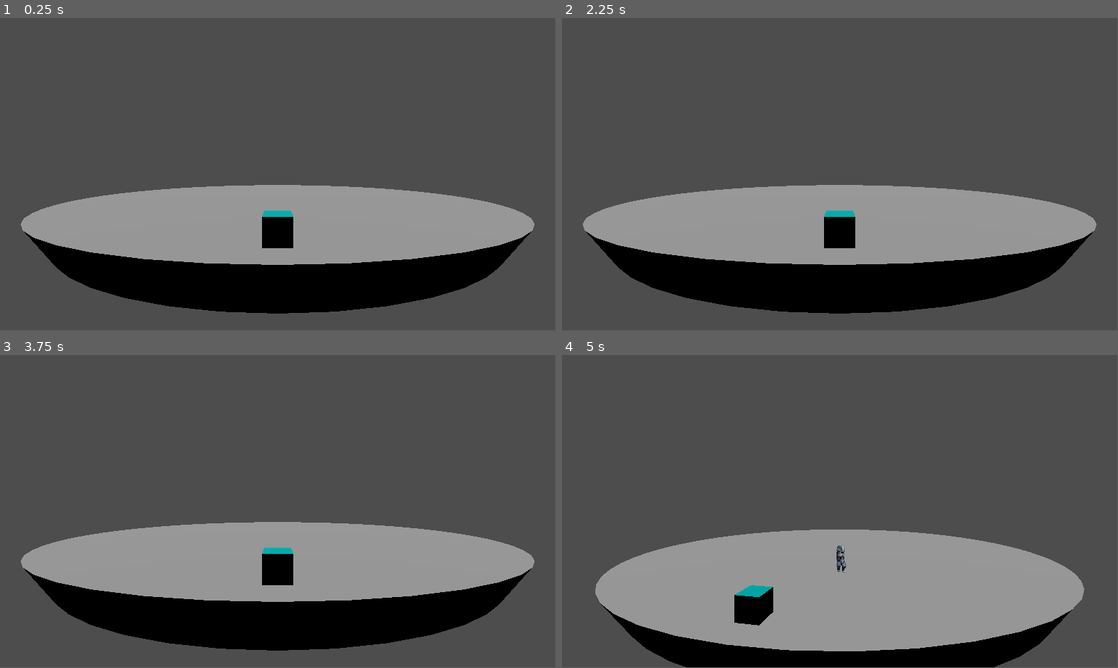
Above: before the commit, frames 1-4 (two rows, left to right).
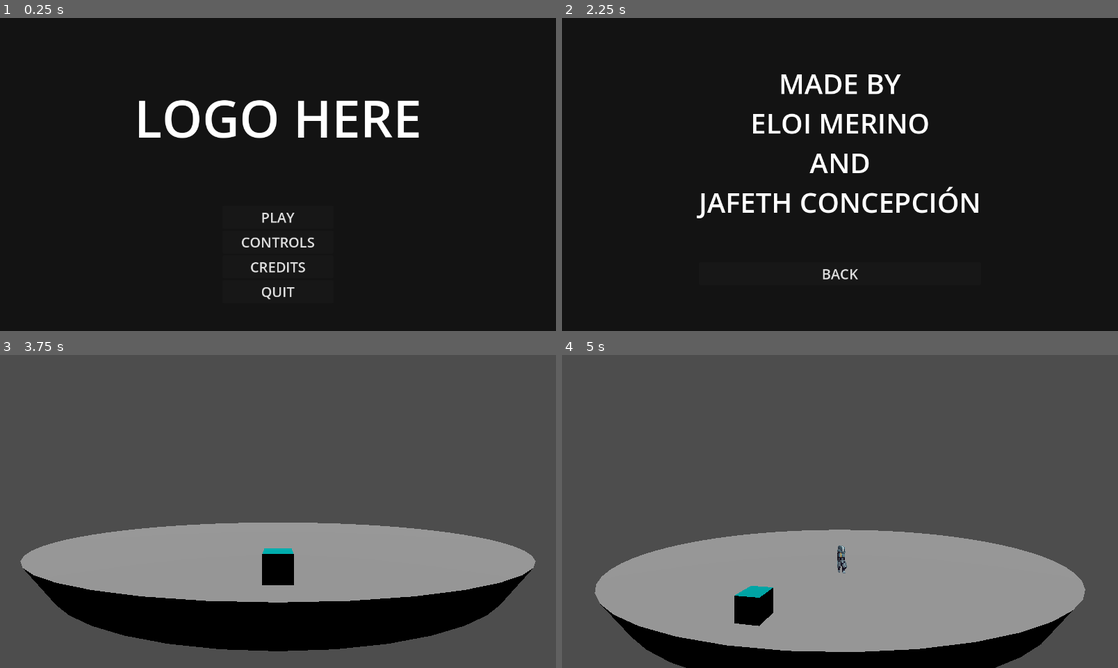
Above: after the commit, the same moments.

Repository: Jafeth12/VJ-FIB
Game: Godot game, scene res://menu.tscn
Two runs of this game, one before a commit and one after it. Both use one fixed random seed, a clock stepped at 60 frames per second and the inputs below. Before the commit the project starts from res://main.tscn.
Inputs (mouse positions are in pixels of both pictures, inside the frame that each line leads up to):
- Up to frame 1 (0.25 s): no input
- Up to frame 2 (2.25 s): click (840, 240) at 0.5 s, where only the run after the commit has a clickable "CONTROLS"; click (840, 255) at 1.25 s, where only the run after the commit has a clickable "BACK"; click (840, 265) at 2 s, where only the run after the commit has a clickable "CREDITS"
- Up to frame 3 (3.75 s): click (278, 608) at 2.75 s, where only the run after the commit has a clickable "BACK"; click (278, 555) at 3.5 s, where only the run after the commit has a clickable "PLAY"
- Up to frame 4 (5 s): tap Enter at 4.25 s; hold Right (move_right) from 4.28 s (still down); tap Up (jump) at 4.52 s
In our replay, the window is 799x449 before the commit and 800x450 after it. These sizes can differ from the game's own. Grey fills any space a smaller window leaves; there, only what the larger window draws over its background counts as a difference.

The runs differ from the first frame. In frame 1, 88% of the frame differs, in the area x 0-100%, y 0-100%; in frame 2, 88%; in frame 3, 0.5%; in frame 4, 0.6%.

Commit message:
[IMP] primera version de menucito

Diff:
--- /dev/null
+++ b/3D/background.tscn
@@ -0,0 +1,8 @@
+[gd_scene load_steps=2 format=3 uid="uid://dowvah8ep8i7v"]
+
+[ext_resource type="Texture2D" uid="uid://diireip4oxswn" path="res://art/background.png" id="1_niy6k"]
+
+[node name="background" type="TextureRect"]
+offset_right = 1280.0
+offset_bottom = 720.0
+texture = ExtResource("1_niy6k")
--- /dev/null
+++ b/3D/controls.gd
@@ -0,0 +1,4 @@
+extends Control
+
+func _on_back_button_up():
+	get_tree().change_scene_to_file("res://menu.tscn")
--- /dev/null
+++ b/3D/controls.tscn
@@ -0,0 +1,52 @@
+[gd_scene load_steps=4 format=3 uid="uid://cie6opa01ipy0"]
+
+[ext_resource type="PackedScene" uid="uid://dowvah8ep8i7v" path="res://background.tscn" id="1_1dj7d"]
+[ext_resource type="Script" path="res://controls.gd" id="1_q0uv1"]
+
+[sub_resource type="StyleBoxFlat" id="StyleBoxFlat_oulj7"]
+bg_color = Color(0.721569, 0.580392, 0.188235, 1)
+
+[node name="controls" type="Control"]
+layout_mode = 3
+anchors_preset = 15
+anchor_right = 1.0
+anchor_bottom = 1.0
+grow_horizontal = 2
+grow_vertical = 2
+script = ExtResource("1_q0uv1")
+
+[node name="background" parent="." instance=ExtResource("1_1dj7d")]
+layout_mode = 0
+
+[node name="VBoxContainer" type="VBoxContainer" parent="."]
+layout_mode = 1
+anchors_preset = 8
+anchor_left = 0.5
+anchor_top = 0.5
+anchor_right = 0.5
+anchor_bottom = 0.5
+offset_left = -25.0
+offset_top = -15.5
+offset_right = 25.0
+offset_bottom = 15.5
+grow_horizontal = 2
+grow_vertical = 2
+
+[node name="controls_text" type="Label" parent="VBoxContainer"]
+layout_mode = 2
+theme_override_font_sizes/font_size = 52
+text = "WASD AND KEYS TO MOVE
+SHIFT TO DODGE
+
+more to come...
+
+"
+
+[node name="back" type="Button" parent="VBoxContainer"]
+layout_mode = 2
+theme_override_font_sizes/font_size = 32
+theme_override_styles/hover = SubResource("StyleBoxFlat_oulj7")
+text = "BACK
+"
+
+[connection signal="button_up" from="VBoxContainer/back" to="." method="_on_back_button_up"]
--- /dev/null
+++ b/3D/credits.gd
@@ -0,0 +1,4 @@
+extends Control
+
+func _on_back_button_up():
+	get_tree().change_scene_to_file("res://menu.tscn")
--- /dev/null
+++ b/3D/credits.tscn
@@ -0,0 +1,54 @@
+[gd_scene load_steps=4 format=3 uid="uid://wcn56b2km76q"]
+
+[ext_resource type="Script" path="res://credits.gd" id="1_mi7a8"]
+[ext_resource type="PackedScene" uid="uid://dowvah8ep8i7v" path="res://background.tscn" id="1_wb2ok"]
+
+[sub_resource type="StyleBoxFlat" id="StyleBoxFlat_g5ddk"]
+bg_color = Color(0.721569, 0.580392, 0.188235, 1)
+
+[node name="credits" type="Control"]
+layout_mode = 3
+anchors_preset = 15
+anchor_right = 1.0
+anchor_bottom = 1.0
+grow_horizontal = 2
+grow_vertical = 2
+script = ExtResource("1_mi7a8")
+
+[node name="background" parent="." instance=ExtResource("1_wb2ok")]
+layout_mode = 0
+offset_right = 1920.0
+offset_bottom = 1080.0
+
+[node name="VBoxContainer" type="VBoxContainer" parent="."]
+layout_mode = 1
+anchors_preset = 8
+anchor_left = 0.5
+anchor_top = 0.5
+anchor_right = 0.5
+anchor_bottom = 0.5
+offset_left = -325.0
+offset_top = -230.5
+offset_right = 325.0
+offset_bottom = 230.5
+grow_horizontal = 2
+grow_vertical = 2
+
+[node name="credits_text" type="Label" parent="VBoxContainer"]
+layout_mode = 2
+theme_override_font_sizes/font_size = 64
+text = "MADE BY
+ELOI MERINO
+AND
+JAFETH CONCEPCIÓN
+
+"
+horizontal_alignment = 1
+
+[node name="back" type="Button" parent="VBoxContainer"]
+layout_mode = 2
+theme_override_font_sizes/font_size = 32
+theme_override_styles/hover = SubResource("StyleBoxFlat_g5ddk")
+text = "BACK"
+
+[connection signal="button_up" from="VBoxContainer/back" to="." method="_on_back_button_up"]
--- /dev/null
+++ b/3D/menu.gd
@@ -0,0 +1,23 @@
+extends Control
+
+
+# Called when the node enters the scene tree for the first time.
+func _ready() -> void:
+	pass # Replace with function body.
+
+
+# Called every frame. 'delta' is the elapsed time since the previous frame.
+func _process(_delta) -> void:
+	pass
+
+func _on_play_button_up() -> void:
+	get_tree().change_scene_to_file("res://level1.tscn")
+
+func _on_quit_button_up() -> void:
+	get_tree().quit()
+
+func _on_credits_button_up():
+	get_tree().change_scene_to_file("res://credits.tscn")
+
+func _on_controls_button_up():
+	get_tree().change_scene_to_file("res://controls.tscn")
--- /dev/null
+++ b/3D/menu.tscn
@@ -0,0 +1,73 @@
+[gd_scene load_steps=4 format=3 uid="uid://bc4ihp6g2sa1y"]
+
+[ext_resource type="Script" path="res://menu.gd" id="1_hf4fs"]
+[ext_resource type="PackedScene" uid="uid://dowvah8ep8i7v" path="res://background.tscn" id="1_tbil2"]
+
+[sub_resource type="StyleBoxFlat" id="StyleBoxFlat_ipoos"]
+bg_color = Color(0.721569, 0.580392, 0.188235, 1)
+
+[node name="menu" type="Control"]
+layout_mode = 3
+anchors_preset = 15
+anchor_right = 1.0
+anchor_bottom = 1.0
+grow_horizontal = 2
+grow_vertical = 2
+script = ExtResource("1_hf4fs")
+
+[node name="background" parent="." instance=ExtResource("1_tbil2")]
+layout_mode = 0
+
+[node name="Label" type="Label" parent="."]
+layout_mode = 1
+anchors_preset = 5
+anchor_left = 0.5
+anchor_right = 0.5
+offset_left = -179.5
+offset_top = 148.0
+offset_right = 179.5
+offset_bottom = 236.0
+grow_horizontal = 2
+theme_override_font_sizes/font_size = 118
+text = "LOGO HERE"
+
+[node name="options" type="VBoxContainer" parent="."]
+layout_mode = 1
+anchors_preset = -1
+anchor_left = 0.4
+anchor_top = 0.6
+anchor_right = 0.6
+anchor_bottom = 1.0
+grow_horizontal = 2
+grow_vertical = 2
+
+[node name="play" type="Button" parent="options"]
+layout_mode = 2
+theme_override_font_sizes/font_size = 32
+theme_override_styles/hover = SubResource("StyleBoxFlat_ipoos")
+text = "PLAY"
+
+[node name="controls" type="Button" parent="options"]
+layout_mode = 2
+theme_override_font_sizes/font_size = 32
+theme_override_styles/hover = SubResource("StyleBoxFlat_ipoos")
+text = "CONTROLS"
+
+[node name="credits" type="Button" parent="options"]
+layout_mode = 2
+theme_override_font_sizes/font_size = 32
+theme_override_styles/hover = SubResource("StyleBoxFlat_ipoos")
+text = "CREDITS
+"
+
+[node name="quit" type="Button" parent="options"]
+layout_mode = 2
+theme_override_font_sizes/font_size = 32
+theme_override_styles/hover = SubResource("StyleBoxFlat_ipoos")
+text = "QUIT
+"
+
+[connection signal="button_up" from="options/play" to="." method="_on_play_button_up"]
+[connection signal="button_up" from="options/controls" to="." method="_on_controls_button_up"]
+[connection signal="button_up" from="options/credits" to="." method="_on_credits_button_up"]
+[connection signal="button_up" from="options/quit" to="." method="_on_quit_button_up"]
--- a/3D/project.godot
+++ b/3D/project.godot
@@ -11,9 +11,14 @@
 [application]
 
 config/name="pistoler"
-run/main_scene="res://main.tscn"
+run/main_scene="res://menu.tscn"
 config/features=PackedStringArray("4.2", "Forward Plus")
 config/icon="res://icon.svg"
+
+[display]
+
+window/size/viewport_width=1280
+window/size/viewport_height=720
 
 [dotnet]
 
@@ -57,3 +62,13 @@
 , Object(InputEventKey,"resource_local_to_scene":false,"resource_name":"","device":-1,"window_id":0,"alt_pressed":false,"shift_pressed":false,"ctrl_pressed":false,"meta_pressed":false,"pressed":false,"keycode":0,"physical_keycode":4194325,"key_label":0,"unicode":0,"echo":false,"script":null)
 ]
 }
+dodge={
+"deadzone": 0.5,
+"events": [Object(InputEventKey,"resource_local_to_scene":false,"resource_name":"","device":-1,"window_id":0,"alt_pressed":false,"shift_pressed":false,"ctrl_pressed":false,"meta_pressed":false,"pressed":false,"keycode":0,"physical_keycode":4194325,"key_label":0,"unicode":0,"echo":false,"script":null)
+]
+}
+dbg_die={
+"deadzone": 0.5,
+"events": [Object(InputEventKey,"resource_local_to_scene":false,"resource_name":"","device":-1,"window_id":0,"alt_pressed":false,"shift_pressed":false,"ctrl_pressed":false,"meta_pressed":false,"pressed":false,"keycode":0,"physical_keycode":59,"key_label":0,"unicode":241,"echo":false,"script":null)
+]
+}
Binary file added: 3D/art/background.png
Not shown, added: 3D/art/background.png.import
